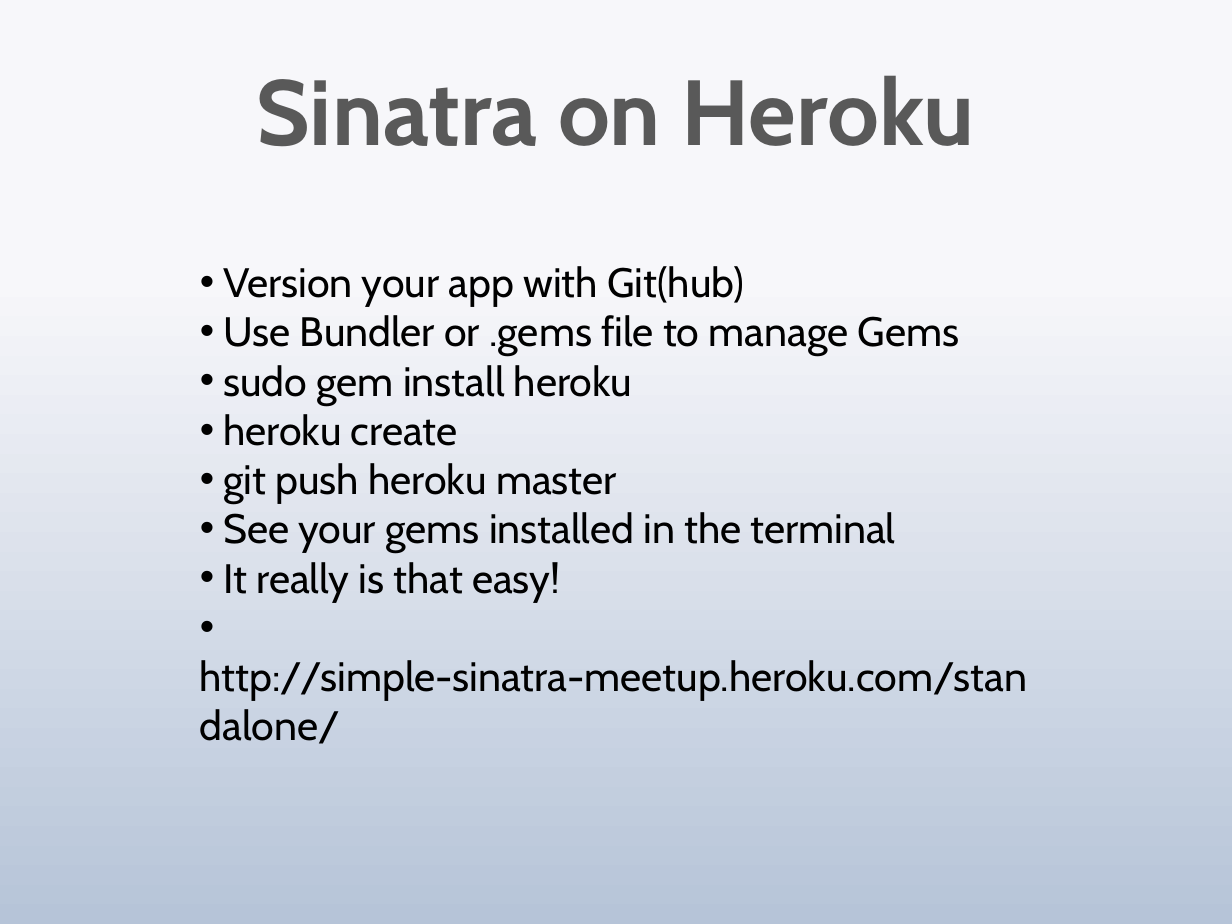
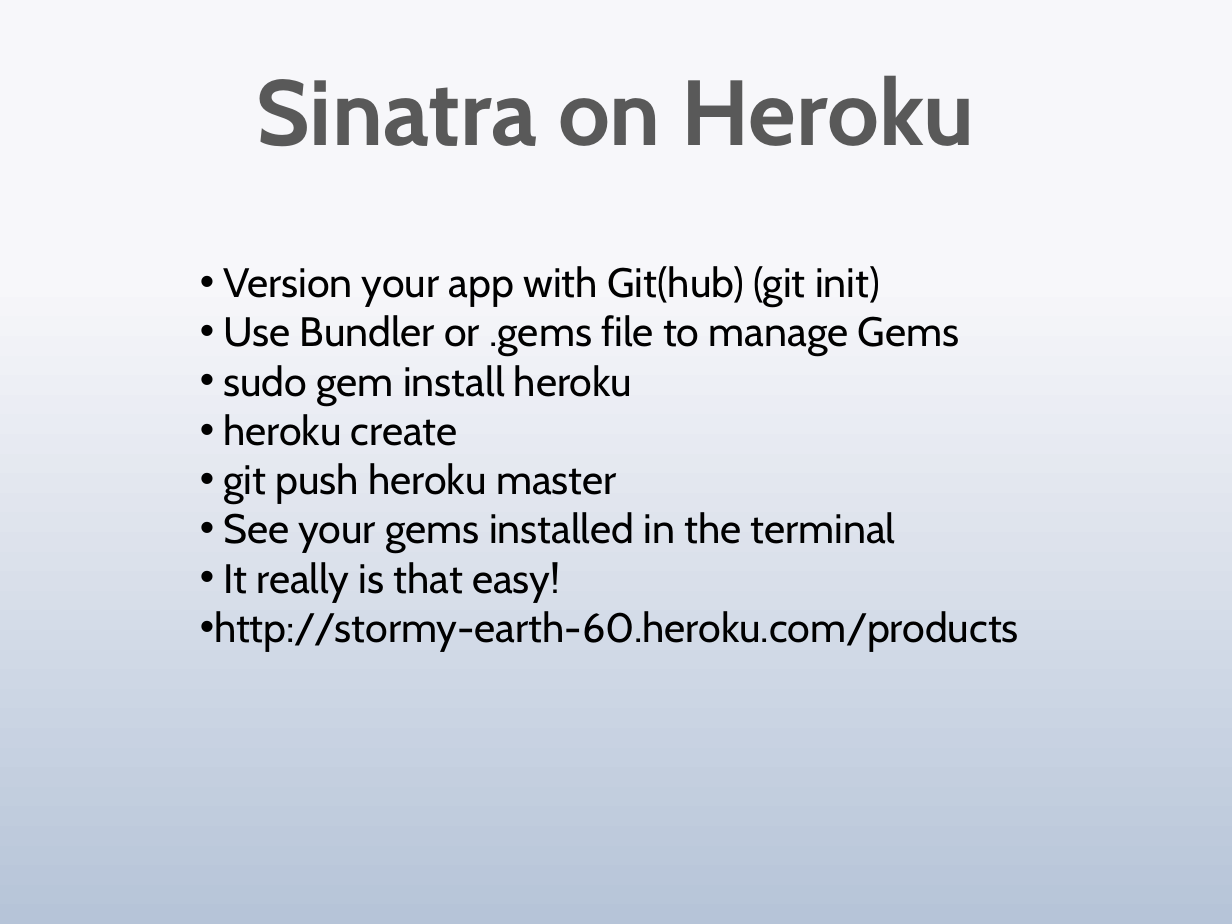
Before and after one commit to techwhizbang/sinatra_slideshow, a slide deck: slide 26 of sinatra.pptx. Drawn at 1232x924 pixels with LibreOffice and Linux fonts; fonts in the diff are those of the drawing. Boxes give left, top, right and bottom in pixels: in the first picture for what was removed or moved away, otherwise in the second. Text is boxed around its words. In the diff, an @@ line names an element or a change of style, - is before the commit and + after.

Commit message:
nz: updated slides

```diff
--- a/sinatra.pptx
+++ b/sinatra.pptx
@@ text at (x1=223, y1=266, x2=880, y2=307): text changed @@
-• Version your app with Git(hub)
+• Version your app with Git(hub) (git init)
@@ text at (x1=214, y1=611, x2=1019, y2=652): text changed @@
-• http://simple-sinatra-meetup.heroku.com/standalone/
+• http://stormy-earth-60.heroku.com/products
```
